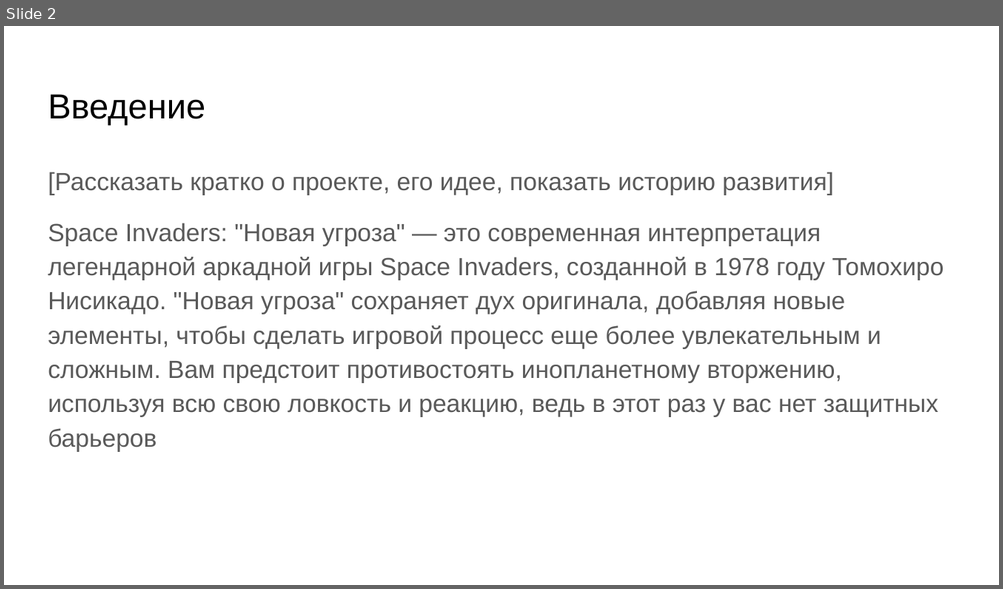
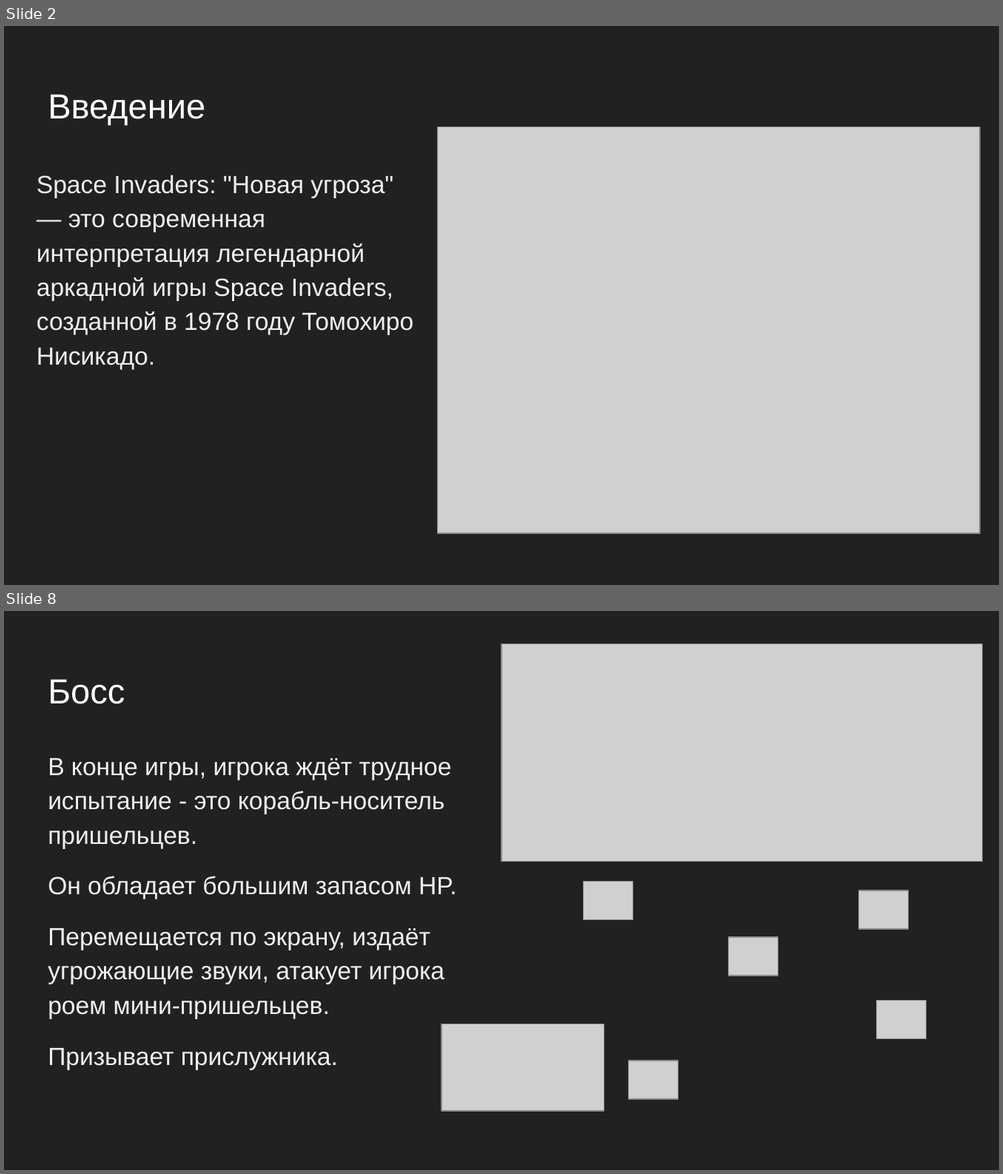
Before and after one commit to Tulishka/space_invaders_nt, a slide deck: docs/presentation.pptx. Shown one above the other, each under a label of ours: slide 2 before the commit, slides 2 and 8 after it; the slides between them are not shown. The pictures are 1003x589 and 1003x1174 pixels, drawn with LibreOffice and Linux fonts; fonts in the diff are those of the drawing; grey boxes stand for pictures; background and template pictures are left out. Boxes give left, top, right and bottom in pixels: in the first picture for what was removed or moved away, otherwise in the second. Text is boxed around its words. In the diff, an @@ line names an element or a change of style, - is before the commit and + after.

```diff
--- a/docs/presentation.pptx
+++ b/docs/presentation.pptx
@@ slide 8 added at (4,611,999,1170), background #212121 @@
@@ picture added at (501,644,982,862) @@
@@ title added at (48,679,125,704), 25.2 pt, text #FFFFFF @@
+Босс
@@ text added at (48,758,457,1070), 18 pt, text #EFEFEF @@
+В конце игры, игрока ждёт трудное испытание - это корабль-носитель пришельцев.
+Он обладает большим запасом HP.
+Перемещается по экрану, издаёт угрожающие звуки, атакует игрока роем мини-пришельцев.
+Призывает прислужника.
@@ picture added at (583,882,632,920) @@
@@ picture added at (858,891,908,929) @@
@@ picture added at (728,937,778,976) @@
@@ picture added at (876,1001,926,1039) @@
@@ picture added at (441,1025,603,1111) @@
@@ picture added at (629,1060,678,1099) @@
@@ slide 2 changed as well @@
@@ background #FFFFFF to #212121 @@
@@ title "Введение" at (48,94,205,125): text colour #000000 to #FFFFFF @@
@@ picture added at (437,127,979,533) @@
@@ text at (37,175,413,369): text changed; text colour #595959 to #EFEFEF @@
-[Рассказать кратко о проекте, его идее, показать историю развития]
-Space Invaders: "Новая угроза" — это современная интерпретация легендарной аркадной игры Space Invaders, созданной в 1978 году Томохиро Нисикадо. "Новая угроза" сохраняет дух оригинала, добавляя новые элементы, чтобы сделать игровой процесс еще более увлекательным и сложным. Вам предстоит противостоять инопланетному вторжению, используя всю свою ловкость и реакцию, ведь в этот раз у вас нет защитных барьеров
+Space Invaders: "Новая угроза" — это современная интерпретация легендарной аркадной игры Space Invaders, созданной в 1978 году Томохиро Нисикадо.
```
Also in this commit, not shown: 3 other slides changed, 7 other slides added, 9 slides removed.
